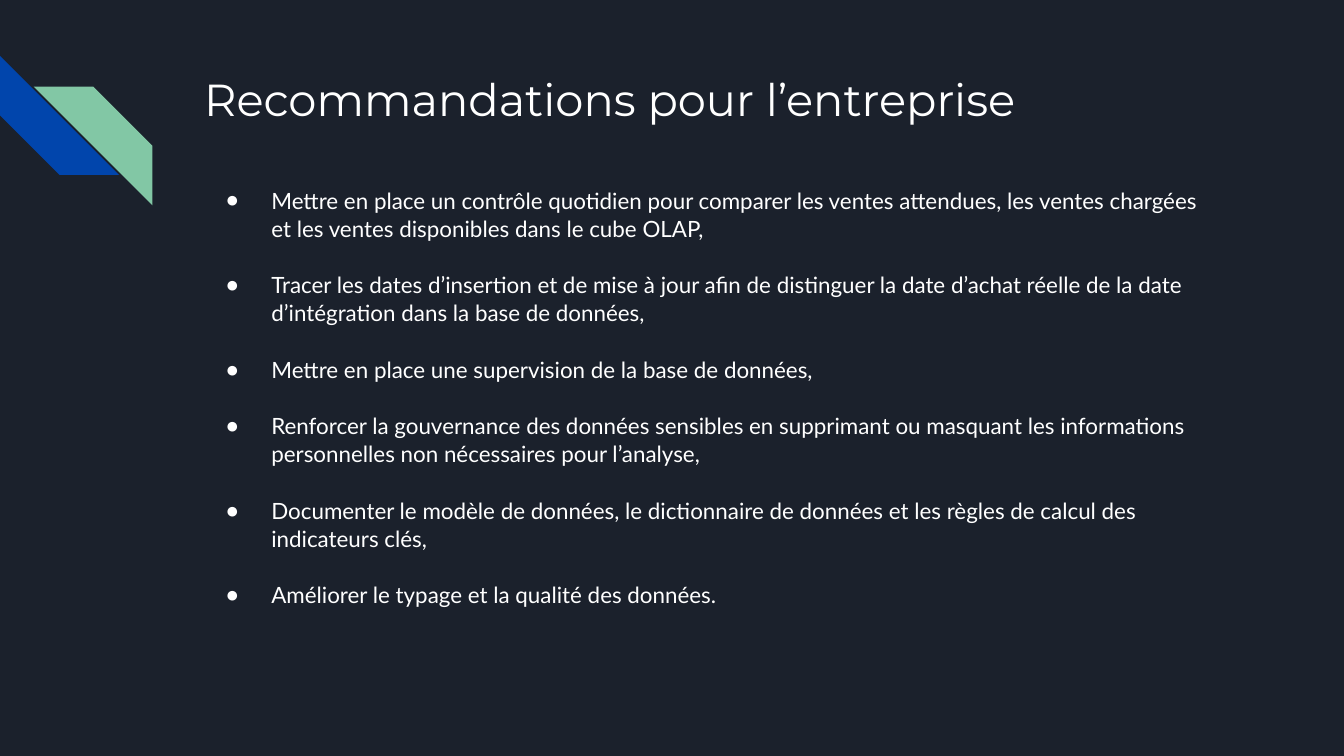
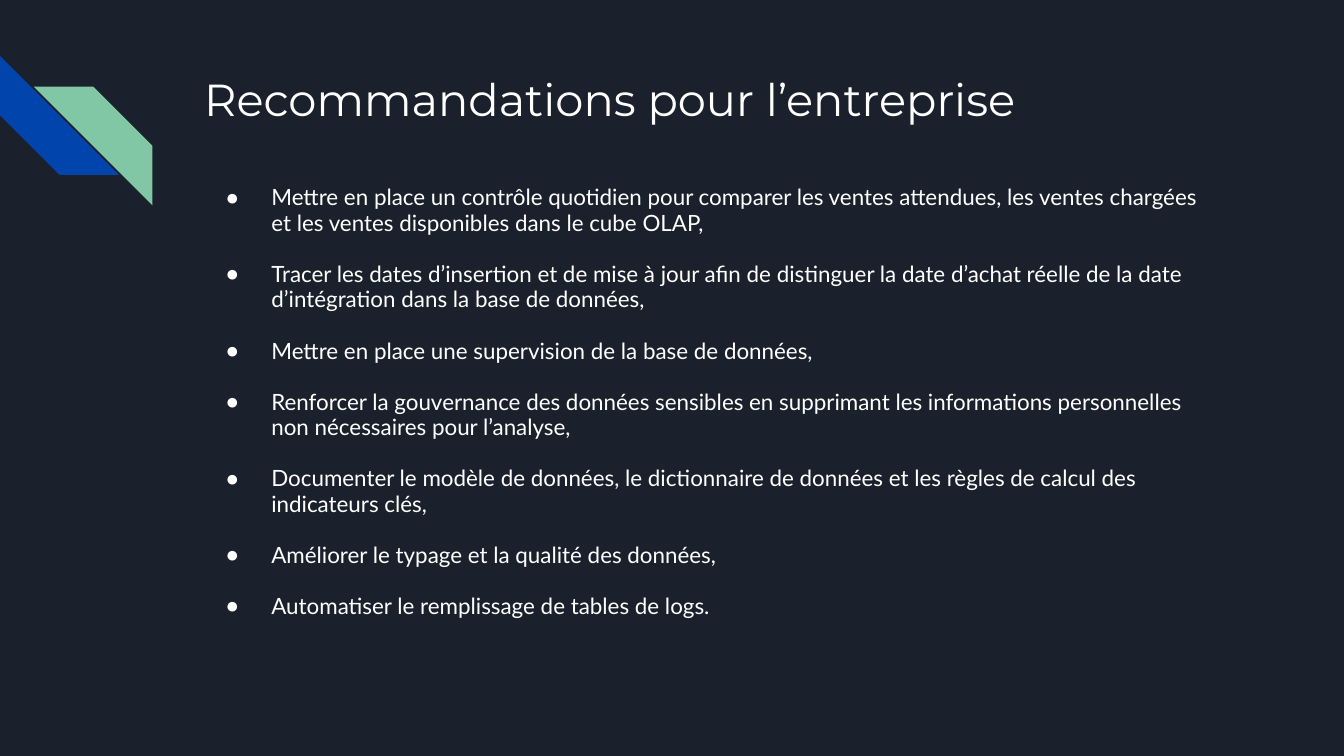
Before and after one commit to Sebules/Project_4_OpenClassrooms_Data_Engineer, a slide deck: slide 12 of presentation_sebastien_ulesie.pptx. Drawn at 1344x756 pixels with LibreOffice and Linux fonts; fonts in the diff are those of the drawing. Boxes give left, top, right and bottom in pixels: in the first picture for what was removed or moved away, otherwise in the second. Text is boxed around its words. In the diff, an @@ line names an element or a change of style, - is before the commit and + after.

```diff
--- a/presentation_sebastien_ulesie.pptx
+++ b/presentation_sebastien_ulesie.pptx
@@ text at <box>271,188,1197,515</box>: line spacing 1.05 to 0.95 @@
@@ text at <box>271,393,1182,439</box>: text changed @@
-● Renforcer la gouvernance des données sensibles en supprimant ou masquant les informations personnelles non nécessaires pour l’analyse,
+● Renforcer la gouvernance des données sensibles en supprimant les informations personnelles non nécessaires pour l’analyse,
@@ text at <box>271,546,716,618</box>: text changed @@
-● Améliorer le typage et la qualité des données.
+● Améliorer le typage et la qualité des données,
+● Automatiser le remplissage de tables de logs.
```
Also in this commit, not shown: 3 other slides changed, 3 slides added.
